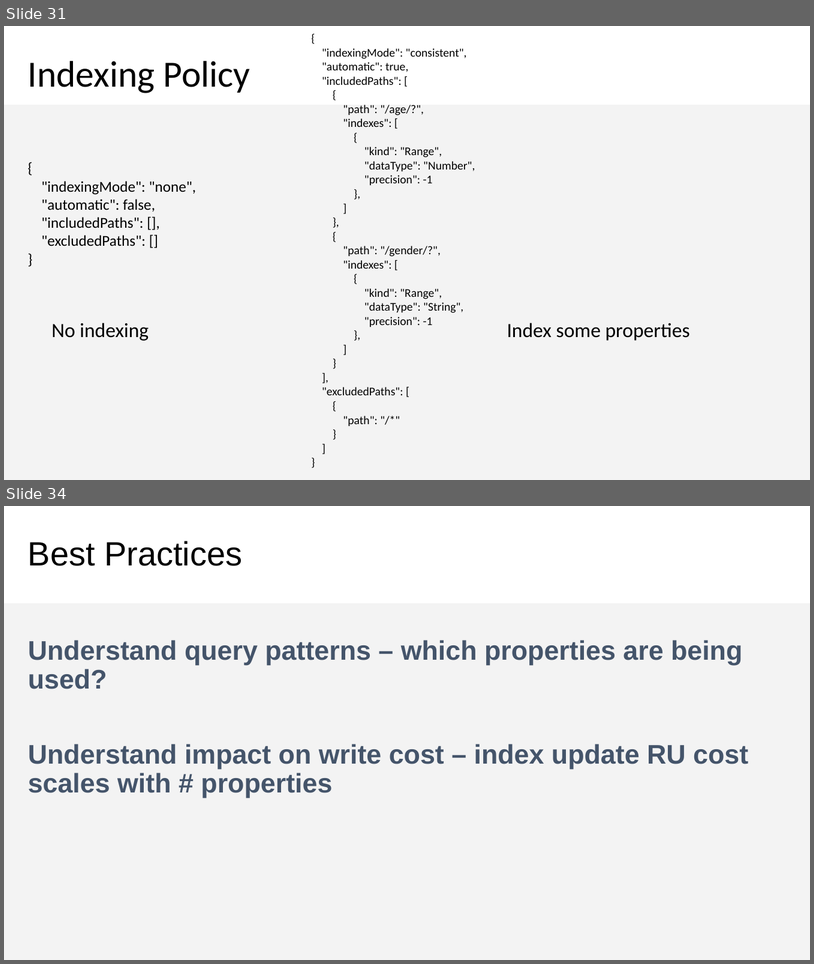
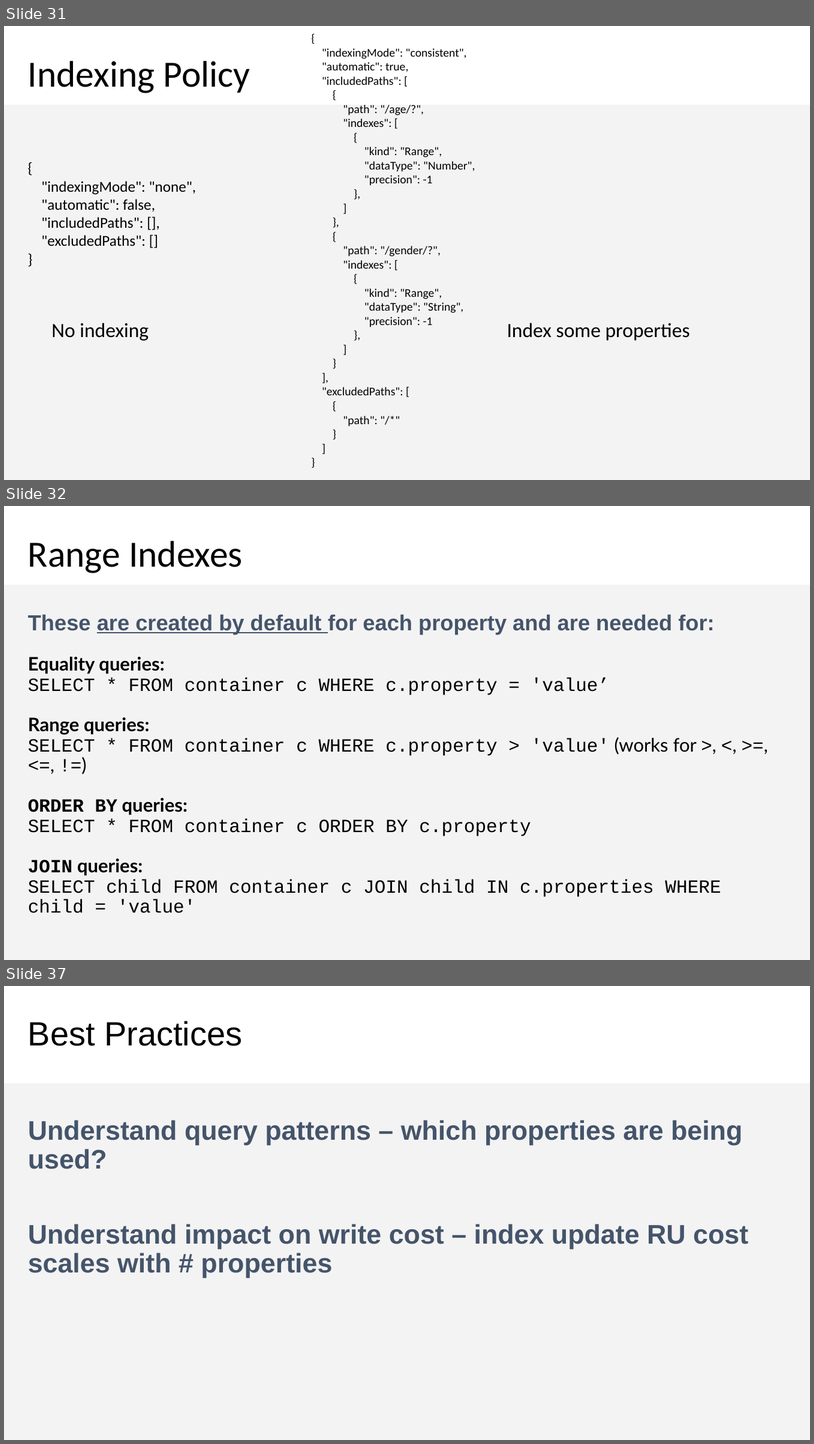
Before and after one commit to CosmosDB/labs, a slide deck: decks/Data-Modeling.pptx. Shown one above the other, each under a label of ours: slides 31 and 34 before the commit, slides 31, 32 and 37 after it; the slides between them are not shown. The pictures are 814x964 and 814x1444 pixels, drawn with LibreOffice and Linux fonts; fonts in the diff are those of the drawing. Boxes give left, top, right and bottom in pixels: in the first picture for what was removed or moved away, otherwise in the second. Text is boxed around its words. In the diff, an @@ line names an element or a change of style, - is before the commit and + after.

```diff
--- a/decks/Data-Modeling.pptx
+++ b/decks/Data-Modeling.pptx
@@ slide 32 added at (x1=4, y1=506, x2=810, y2=960), background #FFFFFF; not listed: 1 template element that a slide beside it also shows @@
@@ title added at (x1=28, y1=541, x2=243, y2=573), 44 pt, text #000000 @@
+Range Indexes
@@ text added at (x1=28, y1=614, x2=721, y2=913), 22.2 pt, text #000000 @@
+These are created by default for each property and are needed for:
+Equality queries:
+SELECT * FROM container c WHERE c.property = 'value’
+Range queries:
+SELECT * FROM container c WHERE c.property > 'value' (works for >, <, >=, <=, !=)
+ORDER BY queries:
+SELECT * FROM container c ORDER BY c.property
+JOIN queries:
+SELECT child FROM container c JOIN child IN c.properties WHERE child = 'value'
@@ what was slide 34 is now slide 37 @@
```
Also in this commit, not shown: 17 slides changed, 2 other slides added.
